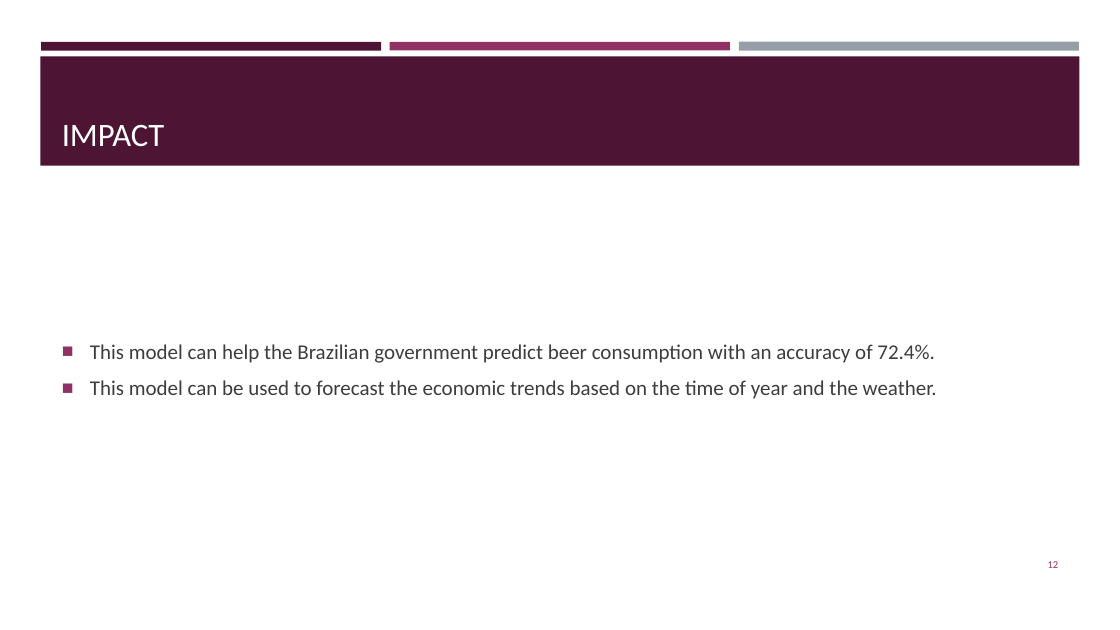
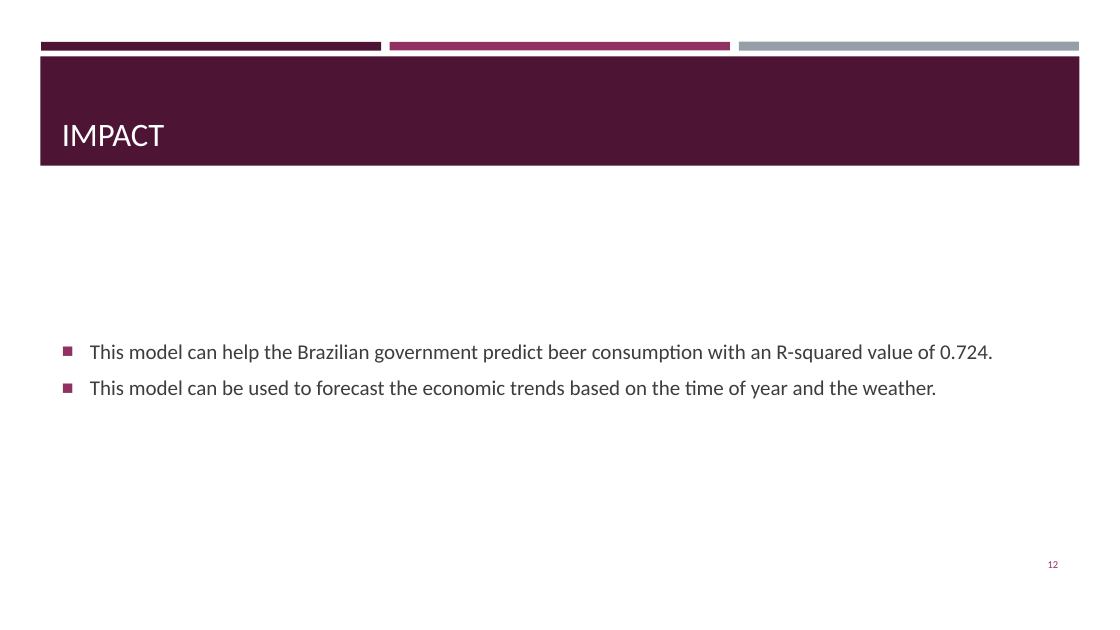
Before and after one commit to devonoregan/devon_oregan_final_part4_project, a slide deck: slide 12 of part4.pptx. Drawn at 1120x630 pixels with LibreOffice and Linux fonts; fonts in the diff are those of the drawing. Boxes give left, top, right and bottom in pixels: in the first picture for what was removed or moved away, otherwise in the second. Text is boxed around its words. In the diff, an @@ line names an element or a change of style, - is before the commit and + after.

Commit message:
Update pptx presentation file.

```diff
--- a/part4.pptx
+++ b/part4.pptx
@@ text at bbox=[90, 344, 993, 363]: text changed @@
-■ This model can help the Brazilian government predict beer consumption with an accuracy of 72.4%.
+■ This model can help the Brazilian government predict beer consumption with an R-squared value of 0.724.
```
Also in this commit, not shown: 1 other slide changed.
